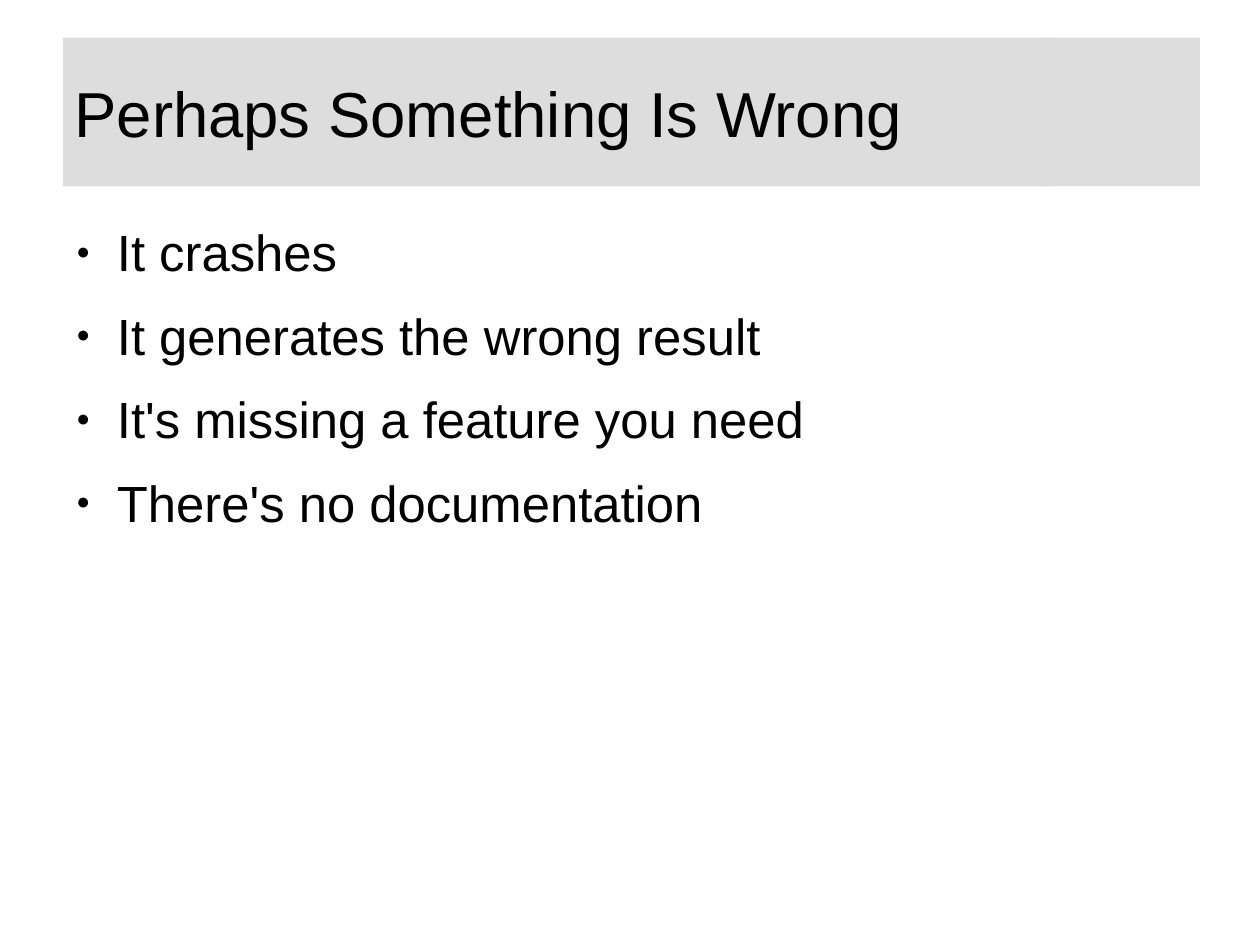
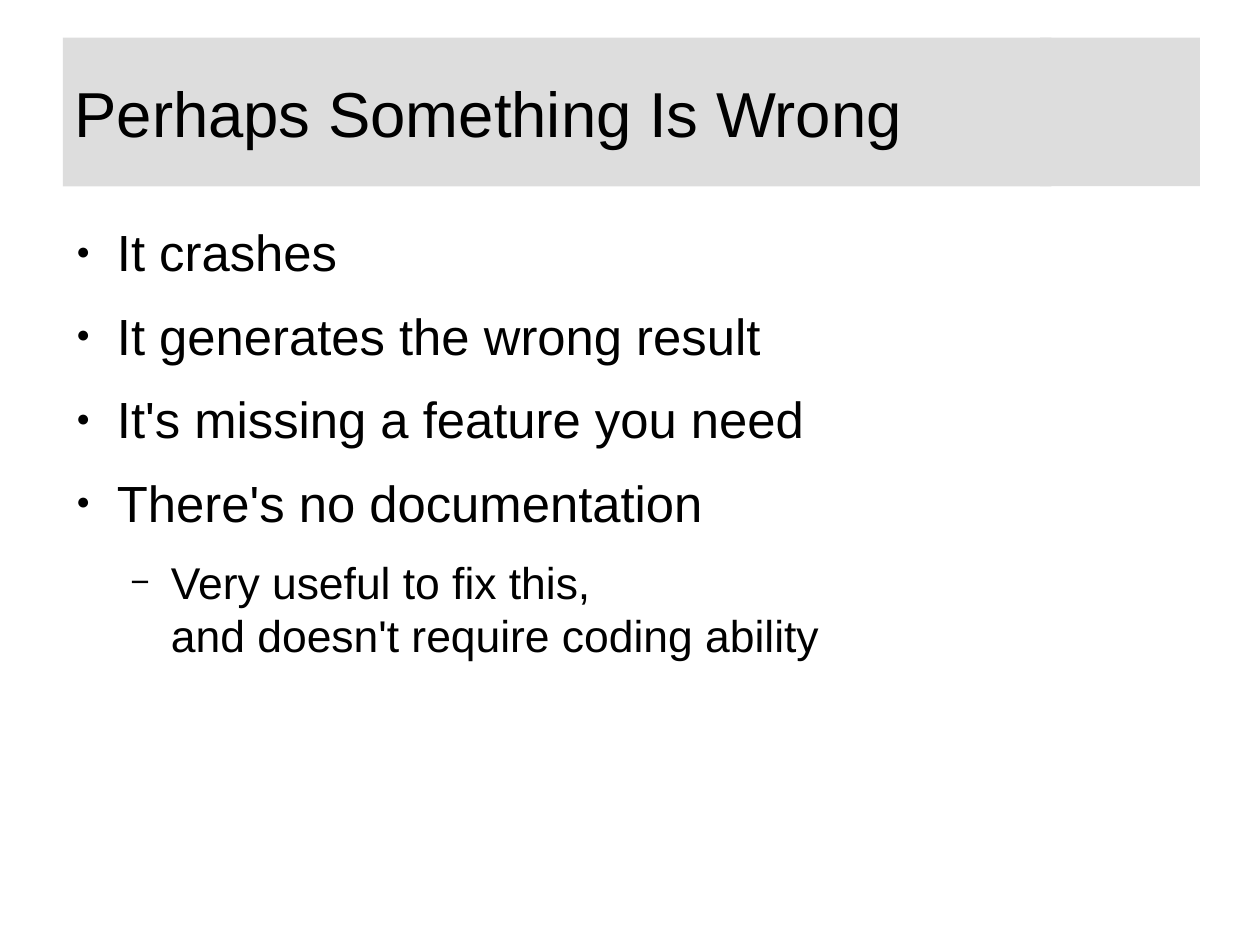
Before and after one commit to swarren/presentations, a slide deck: slide 9 of lcs-foss-intro/lcs-foss-intro.odp. Drawn at 1260x945 pixels with LibreOffice and Linux fonts; fonts in the diff are those of the drawing; background and template pictures are left out. Boxes give left, top, right and bottom in pixels: in the first picture for what was removed or moved away, otherwise in the second. Text is boxed around its words. In the diff, an @@ line names an element or a change of style, - is before the commit and + after.

```diff
--- a/lcs-foss-intro/lcs-foss-intro.odp
+++ b/lcs-foss-intro/lcs-foss-intro.odp
@@ text at bbox=[171, 566, 819, 662]: paragraph added @@
+  − Very useful to fix this,
+    and doesn't require coding ability
```
Also in this commit, not shown: 9 other slides changed, 2 slides added, 1 other file.
